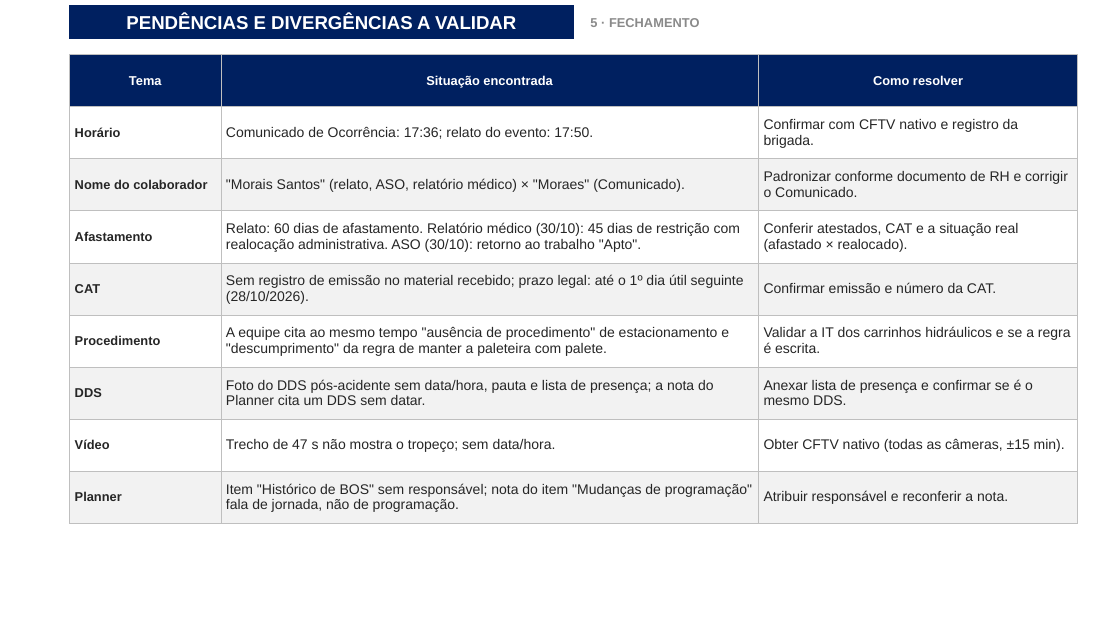
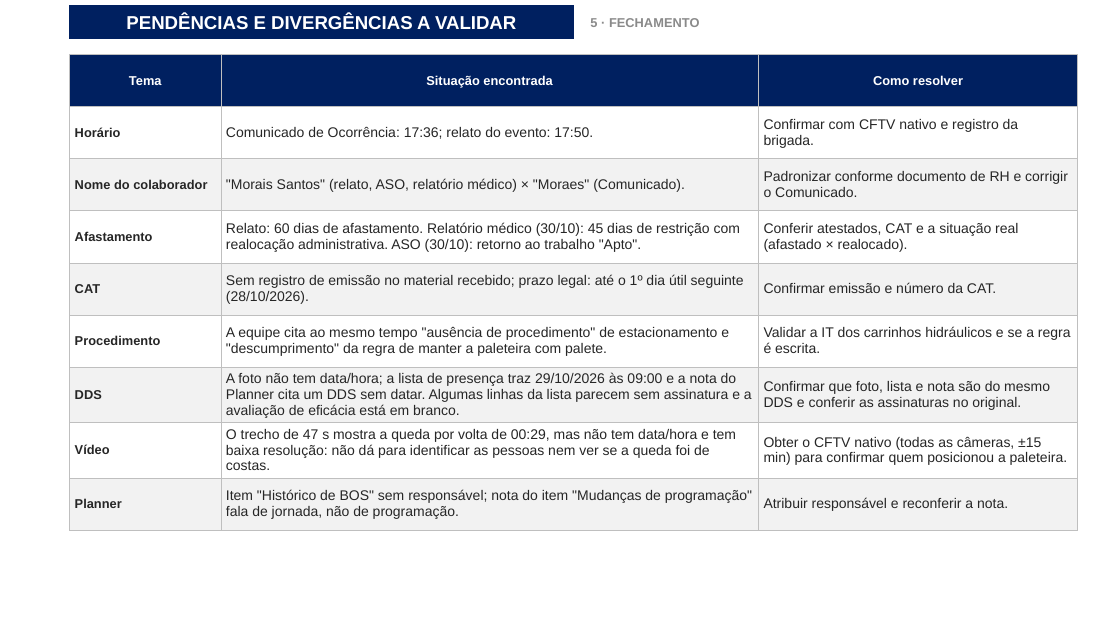
Before and after one commit to luantavarez9/hospital-seguro, a slide deck: slide 24 of entrega_acidente_GRU1/Apresentacao_Ocorrencia_Acidente_GRU_I.pptx (slide 23 before the commit). Drawn at 1120x630 pixels with LibreOffice and Linux fonts; fonts in the diff are those of the drawing; background and template pictures are left out. Boxes give left, top, right and bottom in pixels: in the first picture for what was removed or moved away, otherwise in the second. Text is boxed around its words. In the diff, an @@ line names an element or a change of style, - is before the commit and + after.

```diff
--- a/entrega_acidente_GRU1/Apresentacao_Ocorrencia_Acidente_GRU_I.pptx
+++ b/entrega_acidente_GRU1/Apresentacao_Ocorrencia_Acidente_GRU_I.pptx
@@ table at [70, 55, 1078, 523] @@
-row 7, column 2: Foto do DDS pós-acidente sem data/hora, pauta e lista de presença; a nota do Planner cita um DDS sem datar.
+row 7, column 2: A foto não tem data/hora; a lista de presença traz 29/10/2026 às 09:00 e a nota do Planner cita um DDS sem datar. Algumas linhas da lista parecem sem assinatura e a avaliação de eficácia está em branco.
-row 7, column 3: Anexar lista de presença e confirmar se é o mesmo DDS.
+row 7, column 3: Confirmar que foto, lista e nota são do mesmo DDS e conferir as assinaturas no original.
-row 8, column 2: Trecho de 47 s não mostra o tropeço; sem data/hora.
+row 8, column 2: O trecho de 47 s mostra a queda por volta de 00:29, mas não tem data/hora e tem baixa resolução: não dá para identificar as pessoas nem ver se a queda foi de costas.
-row 8, column 3: Obter CFTV nativo (todas as câmeras, ±15 min).
+row 8, column 3: Obter o CFTV nativo (todas as câmeras, ±15 min) para confirmar quem posicionou a paleteira.
```
Also in this commit, not shown: 11 other slides changed, 1 slide added, 15 other files.
